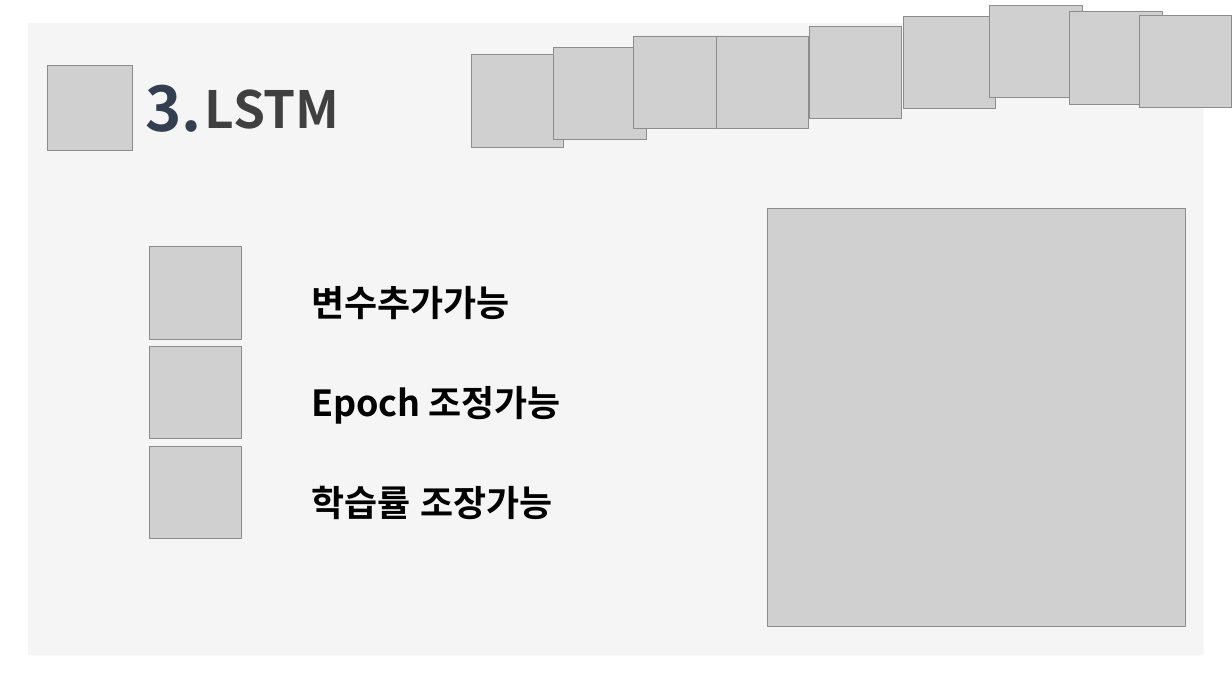
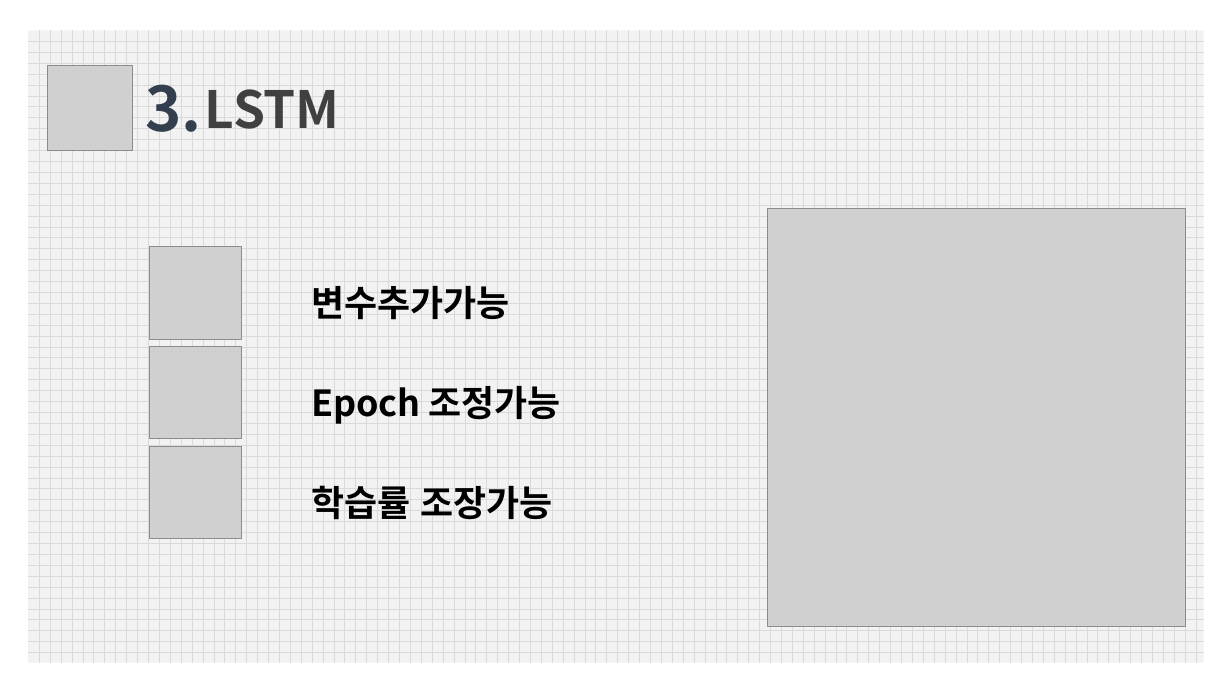
Before and after one commit to squirrelabbit/TIL, a slide deck: slide 6 of 퐈날프로젝트/경기도 부동산프로젝트.pptx. Drawn at 1232x693 pixels with LibreOffice and Linux fonts; fonts in the diff are those of the drawing; grey boxes stand for pictures. Boxes give left, top, right and bottom in pixels: in the first picture for what was removed or moved away, otherwise in the second. Text is boxed around its words. In the diff, an @@ line names an element or a change of style, - is before the commit and + after.

```diff
--- a/퐈날프로젝트/경기도 부동산프로젝트.pptx
+++ b/퐈날프로젝트/경기도 부동산프로젝트.pptx
@@ picture removed at box(810, 27, 902, 119) @@
@@ picture removed at box(904, 17, 996, 109) @@
@@ picture removed at box(990, 6, 1082, 98) @@
@@ picture removed at box(1070, 12, 1163, 104) @@
@@ picture removed at box(1140, 16, 1232, 108) @@
@@ rectangle: place and size @@
-rectangle at box(29, 23, 1204, 655)
+rectangle at box(29, 30, 1204, 663)
@@ rectangle at box(29, 30, 1204, 663): fill #F2F2F2 at 70% opacity to pattern #D9D9D9 on #F2F2F2 @@
@@ picture removed at box(471, 55, 564, 148) @@
@@ picture removed at box(554, 47, 646, 140) @@
@@ picture removed at box(634, 36, 726, 128) @@
@@ picture removed at box(716, 36, 809, 128) @@
```
Also in this commit, not shown: 16 other slides changed, 5 slides added, 7 slides removed, 14 other files.
